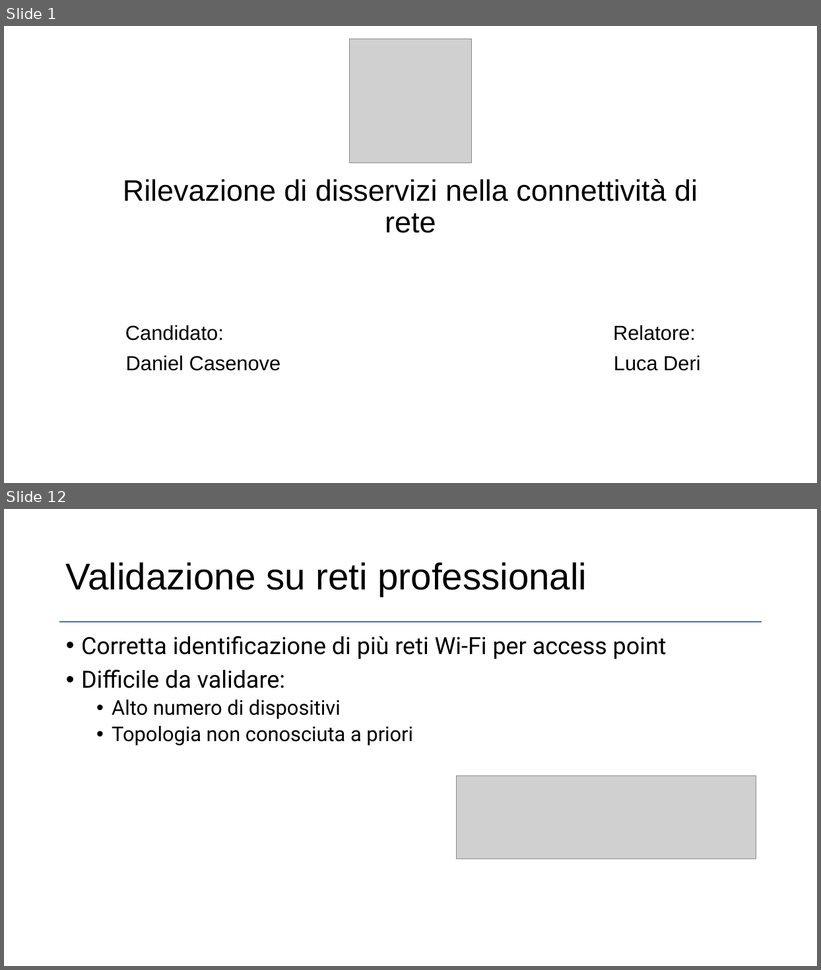
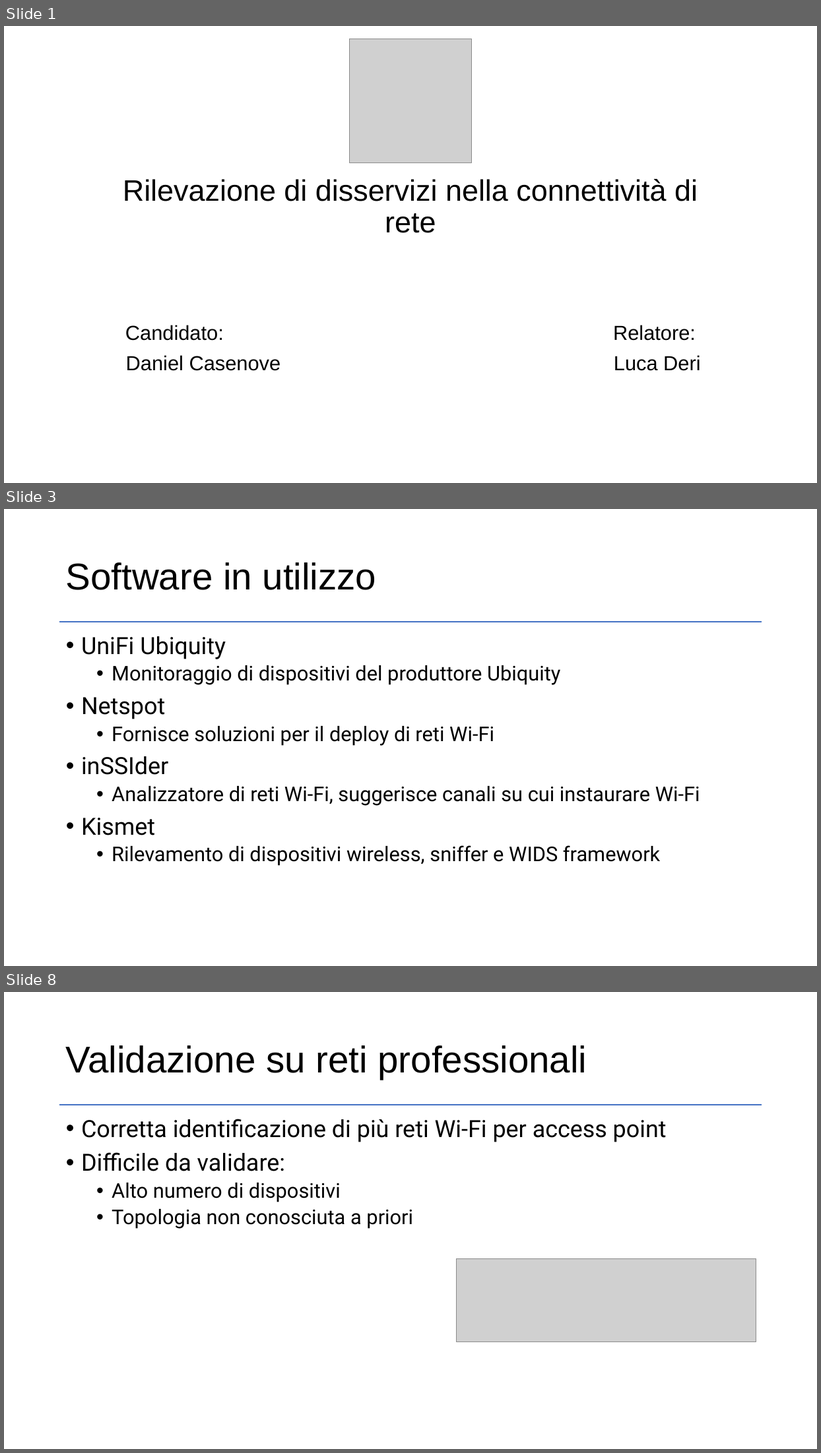
Before and after one commit to dcasenove/Tesi, a slide deck: Presentazione.pptx. Shown one above the other, each under a label of ours: slides 1 and 12 before the commit, slides 1, 3 and 8 after it; the slides between them are not shown. The pictures are 821x970 and 821x1453 pixels, drawn with LibreOffice and Linux fonts; fonts in the diff are those of the drawing; grey boxes stand for pictures. Boxes give left, top, right and bottom in pixels: in the first picture for what was removed or moved away, otherwise in the second. Text is boxed around its words. In the diff, an @@ line names an element or a change of style, - is before the commit and + after.

```diff
--- a/Presentazione.pptx
+++ b/Presentazione.pptx
@@ slide 3 added at [4,509,817,966], background #FFFFFF; not listed: 1 template element that a slide beside it also shows @@
@@ title added at [66,562,376,590], 44 pt, text #000000 @@
+Software in utilizzo
@@ text added at [81,636,700,866], 24 pt, text #000000 @@
+• UniFi Ubiquity
+  • Monitoraggio di dispositivi del produttore Ubiquity
+• Netspot
+  • Fornisce soluzioni per il deploy di reti Wi-Fi
+• inSSIder
+  • Analizzatore di reti Wi-Fi, suggerisce canali su cui instaurare Wi-Fi
+• Kismet
+  • Rilevamento di dispositivi wireless, sniffer e WIDS framework
@@ what was slide 12 is now slide 8 @@
```
Also in this commit, not shown: 4 slides changed, 1 other slide added, 1 slide removed, 1 other file.
